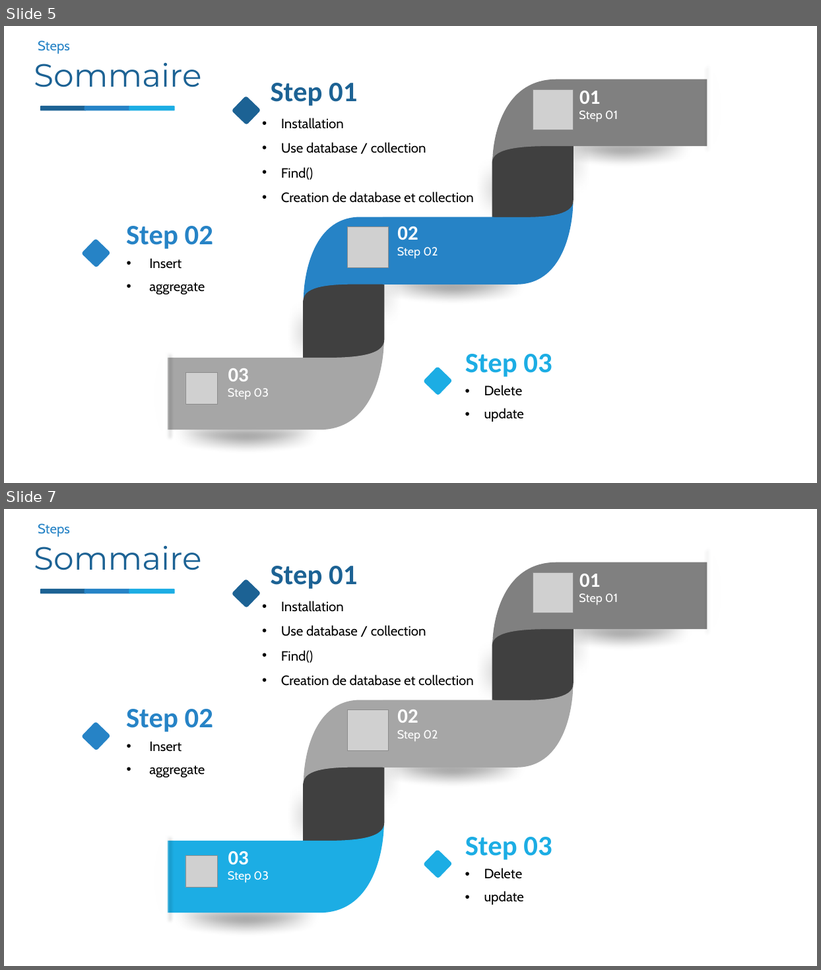
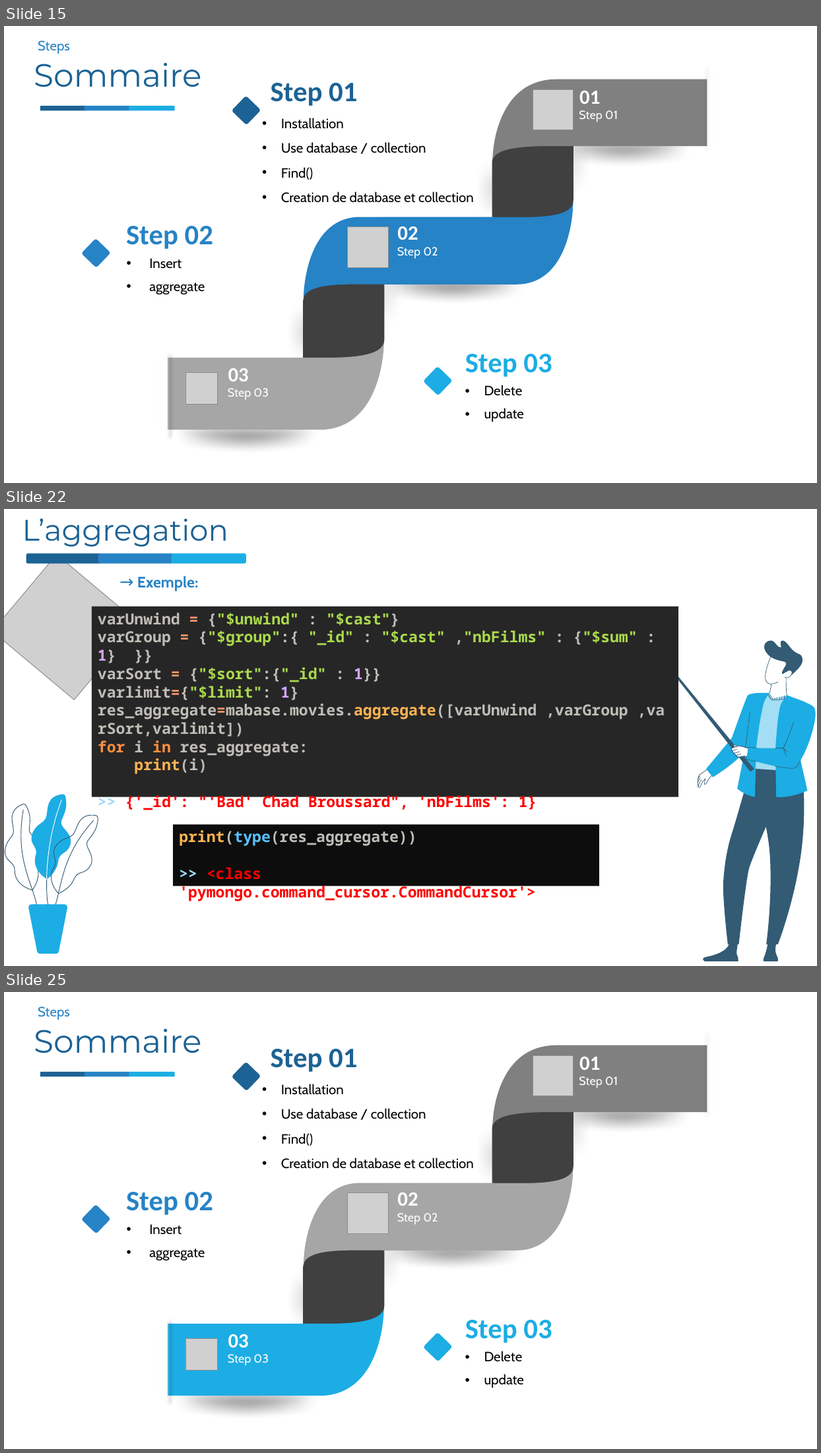
Before and after one commit to nourddine-benyahya/presentation-mongodb-python-todoapp-application, a slide deck: presontation mongodb&python/python&mongodb.pptx. Shown one above the other, each under a label of ours: slides 5 and 7 before the commit, slides 15, 22 and 25 after it; the slides between them are not shown. The pictures are 821x970 and 821x1453 pixels, drawn with LibreOffice and Linux fonts; fonts in the diff are those of the drawing; grey boxes stand for pictures; background and template pictures are left out. Boxes give left, top, right and bottom in pixels: in the first picture for what was removed or moved away, otherwise in the second. Text is boxed around its words. In the diff, an @@ line names an element or a change of style, - is before the commit and + after.

```diff
--- a/presontation mongodb&python/python&mongodb.pptx
+++ b/presontation mongodb&python/python&mongodb.pptx
@@ slide 22 added at (4,509,817,966), background picture (left out) @@
@@ text added at (22,518,228,547), 35 pt, text #1C6294 @@
+L’aggregation
@@ picture added at (4,555,139,700) @@
@@ rounded rectangle added at (26,553,101,564), fill #1C6294 @@
@@ rounded rectangle added at (98,553,174,564), fill #2683C6 @@
@@ rounded rectangle added at (171,553,246,564), fill #1CADE4 @@
@@ text added at (137,576,198,591), 18 pt, text #2683C6, bold @@
+→ Exemple:
@@ rectangle added at (92,607,679,797), fill #262626, 18 pt, text #BFBDB6, bold @@
+varUnwind = {"$unwind" : "$cast"}
+varGroup = {"$group":{ "_id" : "$cast" ,"nbFilms" : {"$sum" : 1} }}
+varSort = {"$sort":{"_id" : 1}}
+varlimit={"$limit": 1}
+res_aggregate=mabase.movies.aggregate([varUnwind ,varGroup ,varSort,varlimit])
+for i in res_aggregate:
+print(i)
+>> {'_id': "'Bad' Chad Broussard", 'nbFilms': 1}
@@ group added at (659,641,816,962): 44 freeform shapes @@
@@ rectangle added at (173,825,599,887), fill #0D0D0D, 18 pt, text #FF0000, bold @@
+print(type(res_aggregate))
+>> <class 'pymongo.command_cursor.CommandCursor'>
@@ group added at (5,795,98,955): 8 freeform shapes @@
@@ what was slide 5 is now slide 15 @@
@@ what was slide 7 is now slide 25 @@
```
Also in this commit, not shown: 19 other slides added, 2 slides removed.
